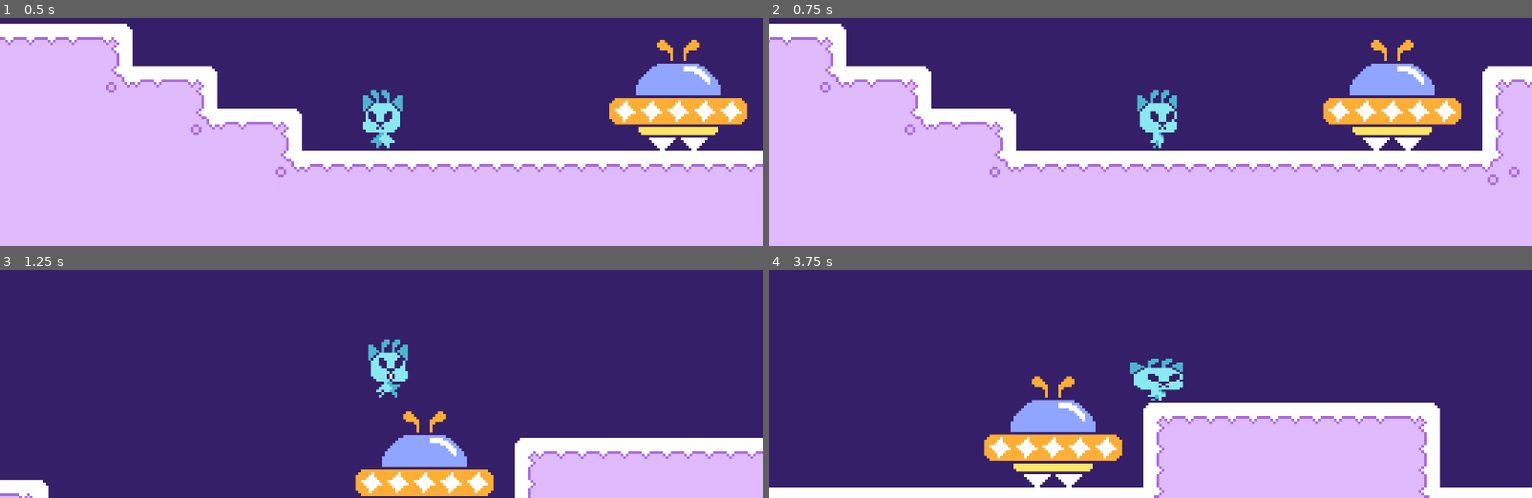
Above: before the commit, frames 1-4 (two rows, left to right).
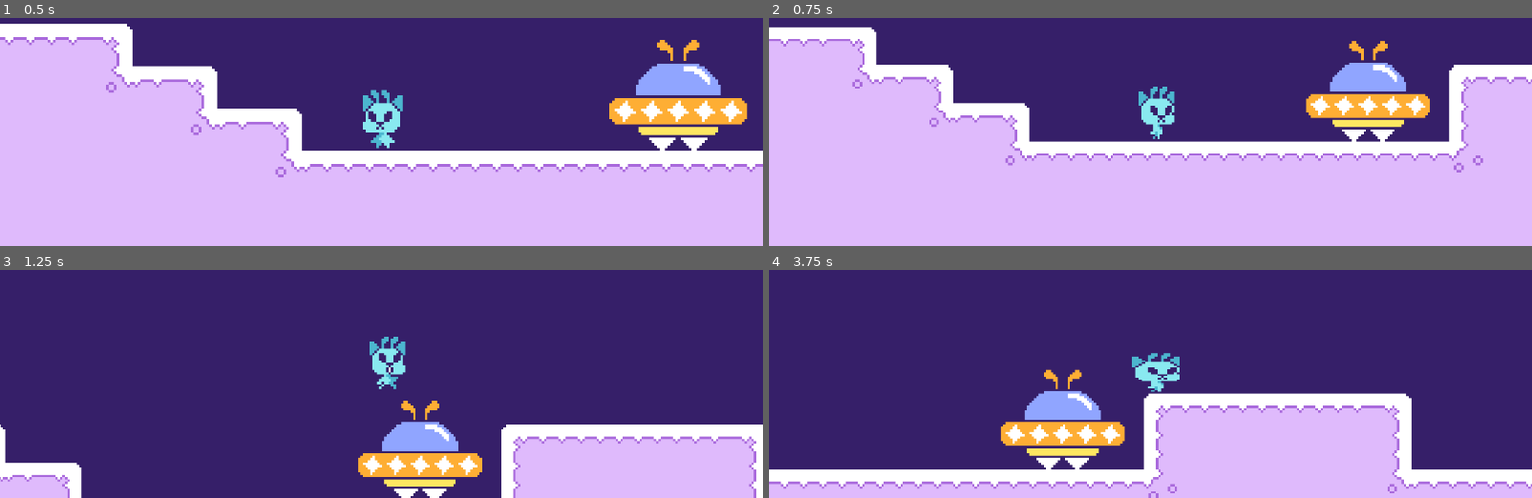
Above: after the commit, the same moments.

Repository: Zazorah/secret-santa-2025
Game: Godot game, scene res://World/Placeholder/TestRoom.tscn
Two runs of this game, one before a commit and one after it. Both use one fixed random seed, a clock stepped at 60 frames per second and the inputs below.
Inputs (mouse positions are in pixels of both pictures, inside the frame that each line leads up to):
- Up to frame 1 (0.5 s): no input
- Up to frame 2 (0.75 s): tap Enter at 0.5 s; move the mouse to (1318, 36) at 0.52 s; hold D (move_right) from 0.53 s (still down); hold Mouse wheel up (zoom_in) from 0.53 s (still down)
- Up to frame 3 (1.25 s): keep holding D (move_right); keep holding Mouse wheel up (zoom_in); tap W (jump) at 0.77 s
- Up to frame 4 (3.75 s): move the mouse to (997, 327) at 1.27 s; release Mouse wheel up (zoom_in) at 1.28 s; tap Mouse wheel down (zoom_out) at 1.35, 2.85 s; tap W (jump) at 1.52, 3.02 s; move the mouse to (outside the picture) at 2.02 s; release D (move_right) at 2.03 s; hold A (move_left) 2.03-2.78 s; hold Mouse wheel up (zoom_in) 2.03-2.78 s; move the mouse to (1112, 384) at 2.77 s; hold D (move_right) from 2.78 s (still down); move the mouse to (1379, 365) at 3.52 s; hold Mouse wheel up (zoom_in) from 3.53 s (still down)

Frame 1 is identical in both runs. In frame 2, 18% of the frame differs, in the area x 0-100%, y 2-74%; in frame 3, 12%; in frame 4, 18%, in the area x 0-100%, y 36-100%.

Commit message:
Dialog Loading

Diff:
--- a/Utility/Camera.gd
+++ b/Utility/Camera.gd
@@ -19,7 +19,7 @@
 const vehicle_zoom_level: float = 0.5
 
 # Debug
-@export var debug: bool = false
+@export var debug: bool = true
 
 func _ready() -> void:
 	GameManager.camera = self
--- /dev/null
+++ b/Utility/Dialog/Data/DialogData.json
@@ -0,0 +1,59 @@
+{
+  "axolotl_test": [
+	{
+	  "text": "Hello, there!"
+	},
+	{
+	  "text": "This is a message, and my name is Axolotl!"
+	}
+  ],
+
+  "fork_test": [
+	{
+	  "text": "I'm Fork! Yep! That's my name!"
+	},
+	{
+	  "text": "I'm a fork that was brought to life through someone wishing on a star."
+	},
+	{
+	  "text": "Frankly, I hate it!"
+	}
+  ],
+
+  "frog_test": [
+	{
+	  "text": "Nice to meet ya! I'm Frog!"
+	},
+	{
+	  "text": "Those yuppies on Earth stuffed me on a rocket ship and didn't even care when I never came back."
+	},
+	{
+	  "text": "It's whatever though. I'm chill with it. Moon energy let me evolve so I can run and play now."
+	},
+	{
+	  "text": "I do miss the games though... Do you know if they still have Pacman?",
+	  "choices": [
+		{
+		  "text": "Yes",
+		  "tag": "frog_test_yes"
+		},
+		{
+		  "text": "No",
+		  "tag": "frog_test_no"
+		}
+	  ]
+	}
+  ],
+
+  "frog_test_yes": [
+	{
+	  "text": "Oh thank goodness! That's great to hear!"
+	}
+  ],
+
+  "frog_test_no": [
+	{
+	  "text": "You're kidding.. I.. I'm never going back!!"
+	}
+  ]
+}
--- /dev/null
+++ b/Utility/Dialog/Data/OtherDialogData.json
@@ -0,0 +1,10 @@
+{
+	"secret_dialog": [
+		{
+			"text": "This is a secret message..."
+		},
+		{
+			"text": "How are you reading this..."
+		}
+	]
+}
--- /dev/null
+++ b/Utility/Dialog/DialogLoader.gd
@@ -0,0 +1,107 @@
+class_name DialogLoader
+extends RefCounted
+
+## Class used for loading dialog data from the database.
+
+# Database Path
+const folder_path = "res://Utility/Dialog/Data/"
+
+# State
+var dialog_loaded: bool = false
+var dialog_data: Dictionary[String, DialogScene]
+
+# Loads all JSON cutscene data into memory.
+func load_dialog() -> void:
+	var dir = DirAccess.open(folder_path)
+
+	if dir == null:
+		push_error("Failed to open directory: " + folder_path)
+		return
+
+	dir.list_dir_begin()
+	var file_name = dir.get_next()
+
+	while file_name != "":
+		# Skip directories
+		# NOTE - In the future, it might be good to expand this for recursive
+		#        reading from folders.
+		if not dir.current_is_dir():
+			if file_name.get_extension().to_lower() == "json":
+				var full_path = folder_path.path_join(file_name)
+				var json_data = _load_json_data(full_path)
+
+				if json_data != null:
+					_process_json_data(json_data, file_name)
+
+		file_name = dir.get_next()
+
+	dir.list_dir_end()
+
+	dialog_loaded = true
+
+# Read the contents of a JSON file into a resource for further parsing.
+func _load_json_data(file_path: String) -> Variant:
+	var file = FileAccess.open(file_path, FileAccess.READ)
+
+	if file == null:
+		push_error("Failed to open file: ", file_path)
+		return
+
+	var json_string = file.get_as_text()
+	file.close()
+
+	var json = JSON.new()
+	var parse_result = json.parse(json_string)
+
+	if parse_result != OK:
+		push_error("Failed to parse JSON in file: ", file_path)
+		return
+
+	return json.data
+
+func _process_json_data(data: Variant, file_name: String) -> void:
+	print("Processing file: ", file_name)
+	#print("Data: ", data)
+
+	# Process each field as a DialogScene
+	for key in data:
+		var scene = DialogScene.new(key)
+
+		# Process each line contained as a DialogLine and append it to the scene.
+		for entry in data[key]:
+			var line = _process_line(entry)
+			scene.lines.push_back(line)
+
+		dialog_data.set(key, scene)
+
+func _process_line(line_data: Variant) -> DialogLine:
+	var line = DialogLine.new()
+
+	line.text = line_data.text
+
+	if line_data.has("choices"):
+		line.choices = _process_choices(line_data.choices)
+
+	return line
+
+func _process_choices(choices: Variant) -> Array[DialogChoice]:
+	var result: Array[DialogChoice] = []
+
+	for choice_data in choices:
+		var choice = DialogChoice.new()
+		choice.text = choice_data.text
+		choice.tag = choice_data.tag
+
+		result.push_back(choice)
+
+	return result
+
+func get_dialog(key: StringName) -> DialogScene:
+	# Load dialog if not loaded.
+	if not dialog_loaded:
+		load_dialog()
+
+	if not dialog_data.has(key):
+		return
+
+	return dialog_data.get(key)
--- /dev/null
+++ b/Utility/Dialog/DialogManager.gd
@@ -0,0 +1,30 @@
+extends Node
+
+## Autoload singleton for interfacing with Dialog data.
+
+# Loader
+var loader: DialogLoader
+
+# Player
+var active_player: DialogPlayer
+
+func _init() -> void:
+	# Instantiate Dialog Loader
+	loader = DialogLoader.new()
+	loader.load_dialog()
+
+func has_scene(key: StringName) -> bool:
+	return loader.dialog_data.has(key)
+
+func get_scene(key: StringName) -> DialogScene:
+	return loader.get_dialog(key)
+
+func play_dialog(key: StringName) -> DialogPlayer:
+	var scene = get_scene(key)
+	if not scene:
+		push_error("Failed to load scene with the key: ", key)
+		return
+
+	active_player = DialogPlayer.new(scene)
+	get_tree().root.add_child.call_deferred(active_player)
+	return active_player
--- /dev/null
+++ b/Utility/Dialog/Resources/DialogChoice.gd
@@ -0,0 +1,7 @@
+class_name DialogChoice
+extends Resource
+
+## Represents a choice in Dialog.
+
+var text: String # Text to display to represent the choice in UI.
+var tag: StringName # Tag to navigate to on choice selection. Can be null.
--- /dev/null
+++ b/Utility/Dialog/Resources/DialogLine.gd
@@ -0,0 +1,7 @@
+class_name DialogLine
+extends Resource
+
+## Represents an individual line of dialogue.
+
+var text: String # Text to display for this dialog line.
+var choices: Array[DialogChoice] # List of choices attached to a dialog line.
--- /dev/null
+++ b/Utility/Dialog/Resources/DialogScene.gd
@@ -0,0 +1,16 @@
+class_name DialogScene
+extends Resource
+
+## Resource that represents a scene of dialog.
+
+var tag: StringName
+var lines: Array[DialogLine]
+
+func _init(new_tag: StringName) -> void:
+	tag = new_tag
+
+# Returns the next line in sequence, or
+func get_next_line():
+	if lines.size() > 0:
+		var top = lines.pop_front()
+		return top
--- /dev/null
+++ b/Utility/Dialog/UI/DialogPlayer.gd
@@ -0,0 +1,13 @@
+class_name DialogPlayer
+extends CanvasLayer
+
+## UI controller and display root for a dialog scene.
+## Instantiated with a key pointing to a dialog scene.
+
+var scene: DialogScene
+
+func _init(new_scene: DialogScene) -> void:
+	scene = new_scene
+
+func _ready() -> void:
+	print(scene)
--- a/Utility/GameManager.gd
+++ b/Utility/GameManager.gd
@@ -4,3 +4,6 @@
 
 # Camera
 var camera: Camera
+
+func _ready() -> void:
+	DialogManager.play_dialog("frog_test")
--- a/project.godot
+++ b/project.godot
@@ -18,6 +18,7 @@
 [autoload]
 
 GameManager="*res://Utility/GameManager.gd"
+DialogManager="*res://Utility/Dialog/DialogManager.gd"
 
 [display]
 
Not shown, added: Utility/Dialog/DialogLoader.gd.uid
Not shown, added: Utility/Dialog/DialogManager.gd.uid
Not shown, added: Utility/Dialog/Resources/DialogChoice.gd.uid
Not shown, added: Utility/Dialog/Resources/DialogLine.gd.uid
Not shown, added: Utility/Dialog/Resources/DialogScene.gd.uid
Not shown, added: Utility/Dialog/UI/DialogPlayer.gd.uid
